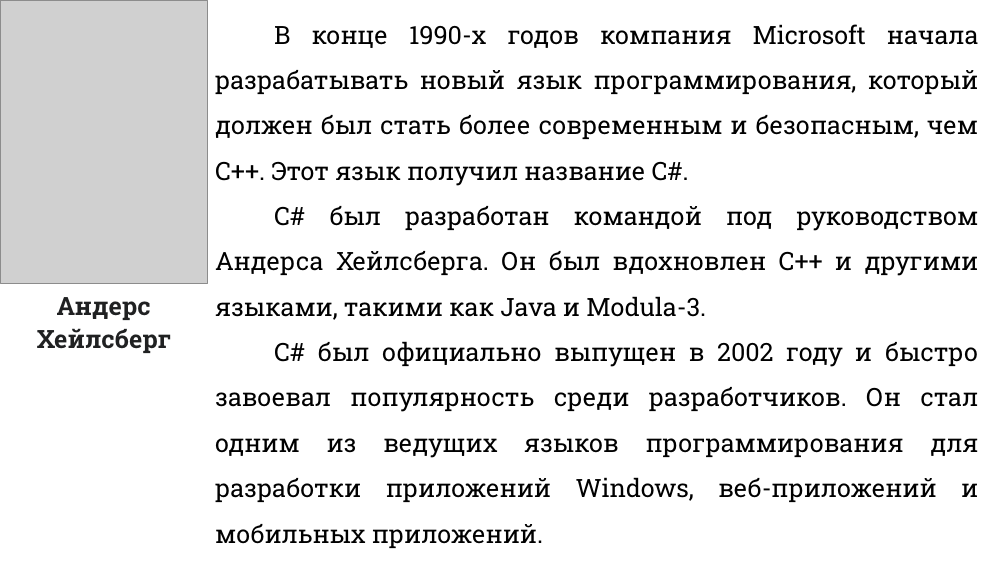
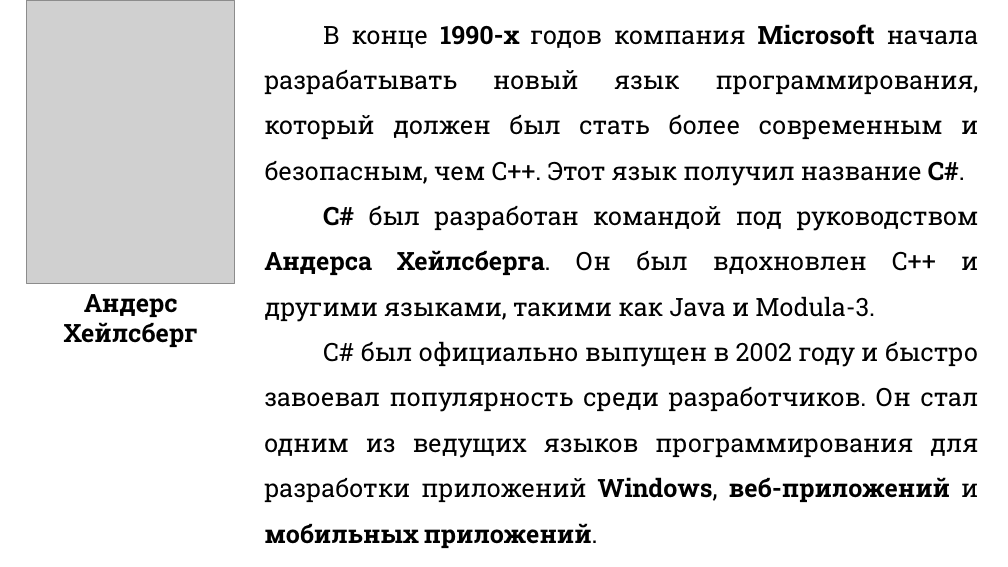
Before and after one commit to DaniilKlyukin/ITiP-1, a slide deck: slide 8 of Лекции/ИТиП лек 1.pptx. Drawn at 1008x567 pixels with LibreOffice and Linux fonts; fonts in the diff are those of the drawing; grey boxes stand for pictures. Boxes give left, top, right and bottom in pixels: in the first picture for what was removed or moved away, otherwise in the second. Text is boxed around its words. In the diff, an @@ line names an element or a change of style, - is before the commit and + after.

```diff
--- a/Лекции/ИТиП лек 1.pptx
+++ b/Лекции/ИТиП лек 1.pptx
@@ picture: place and size @@
-picture at box(0, 0, 208, 284)
+picture at box(26, 0, 234, 284)
@@ text "В конце 1990-х годов компания ...": place and size @@
-text "В конце 1990-х годов компания ..." at box(215, 24, 979, 548)
+text "В конце 1990-х годов компания ..." at box(264, 24, 979, 548)
@@ text "В конце 1990-х годов компания ..." at box(264, 24, 979, 548): bold on in "1990-х Microsoft C#.", "C# Андерса Хейлсберга.", "Windows, веб-приложений мобильных приложений." @@
@@ text "Андерс Хейлсберг": place and size @@
-text "Андерс Хейлсберг" at box(37, 297, 171, 353)
+text "Андерс Хейлсберг" at box(64, 294, 198, 347)
@@ text "Андерс Хейлсберг" at box(64, 294, 198, 347): text colour #202122 to #000000, letter spacing 0 to -0.1 pt; indent changed; line spacing 1.1 to 1 @@
```
Also in this commit, not shown: 12 other slides changed, 13 slides added, 12 other files.
